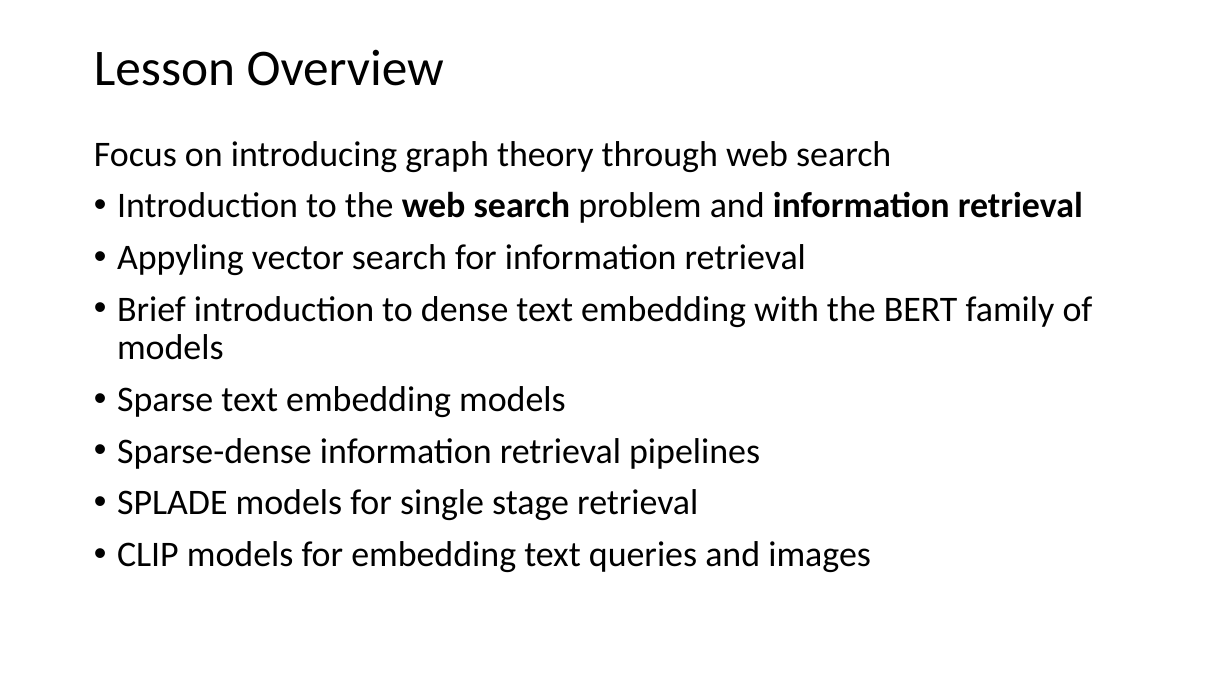
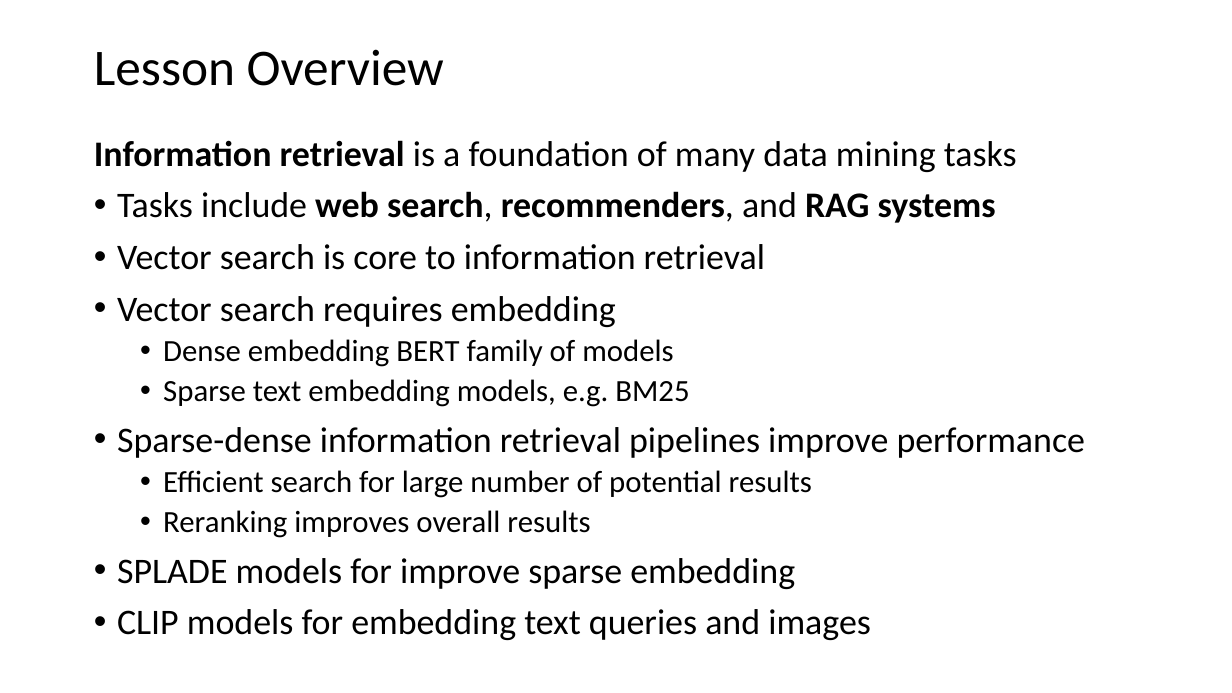
Before and after one commit to harelgabainew/school1, a slide deck: slide 2 of slides/6_InformationRetrivalSearch.pptx. Drawn at 1232x693 pixels with LibreOffice and Linux fonts; fonts in the diff are those of the drawing. Boxes give left, top, right and bottom in pixels: in the first picture for what was removed or moved away, otherwise in the second. Text is boxed around its words. In the diff, an @@ line names an element or a change of style, - is before the commit and + after.

```diff
--- a/slides/6_InformationRetrivalSearch.pptx
+++ b/slides/6_InformationRetrivalSearch.pptx
@@ text at bbox=[94, 140, 1086, 589]: text changed @@
-Focus on introducing graph theory through web search
-• Introduction to the web search problem and information retrieval
-• Appyling vector search for information retrieval
-• Brief introduction to dense text embedding with the BERT family of models
-• Sparse text embedding models
-• Sparse-dense information retrieval pipelines
-• SPLADE models for single stage retrieval
+Information retrieval is a foundation of many data mining tasks
+• Tasks include web search, recommenders, and RAG systems
+• Vector search is core to information retrieval
+• Vector search requires embedding
+  • Dense embedding BERT family of models
+  • Sparse text embedding models, e.g. BM25
+• Sparse-dense information retrieval pipelines improve performance
+  • Efficient search for large number of potential results
+  • Reranking improves overall results
+• SPLADE models for improve sparse embedding
```
Also in this commit, not shown: 3 other slides changed.
